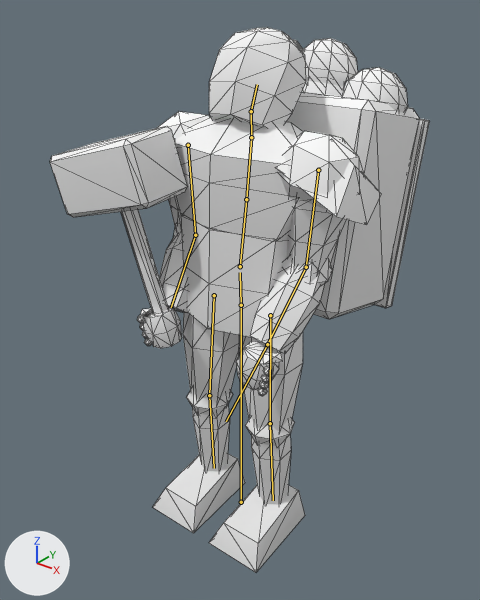
Two versions of the glTF model client/public/assets/models/coalback_porter.glb, one commit apart.
One viewpoint serves both versions: a 50 mm camera at (1.273, -1.599, 1.887) aimed at (-0.129, 0.153, 0.801). Arrows for +X, +Y and +Z are at lower left; the lights stay in place. The older version comes first. Both versions are drawn at frame 3 of the action 'hit'; the numbers are the values there. The bones that change, and the others that lie on the model, are drawn over the model as lines. Mesh edges are drawn as thin lines.

Names of what the first picture shows: 'coalback_porter'.
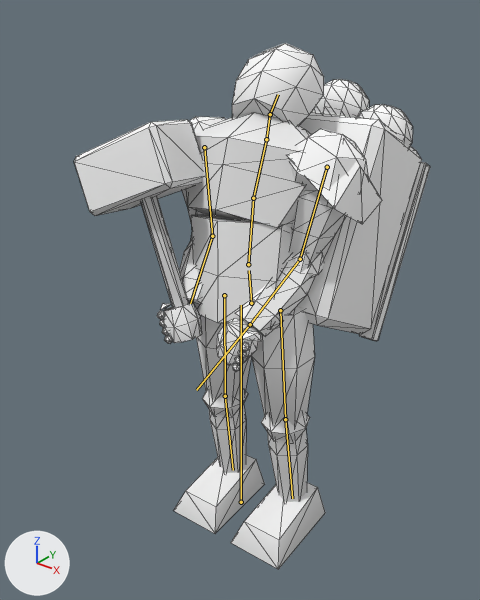
Changed parts and their boxes [x1, y1, x2, y2] in the pictures (480 x 600 px):
'coalback_porter', posed (6% narrower): before [50, 27, 430, 572]; after [74, 43, 430, 569]
bone 'hips', root to tip: before (241, 305) to (240, 272); after (251, 303) to (249, 270)
bone 'spine', root to tip: before (240, 266) to (246, 199); after (248, 264) to (253, 198)
bone 'chest', root to tip: before (246, 199) to (251, 137); after (253, 198) to (266, 139)
bone 'head', root to tip: before (251, 111) to (257, 84); after (270, 114) to (278, 94)
bone 'upper_arm.L', root to tip: before (318, 170) to (306, 267); after (327, 167) to (300, 259)
bone 'upper_arm.R', root to tip: before (188, 145) to (195, 235); after (204, 147) to (212, 236)

The change in detail:
Bone 'hips' (bone_hips) moves from (0.0, 0.0, 0.0) to (0.0, -0.016, -0.057).
Bone 'hips' (bone_hips) turns from (0, 0, 0) to (0, 0, 4) degrees about its own x, y and z.
Bone 'spine' (bone_spine) turns from (-12, 0, 0) to (-19, 0, 4) degrees about its own x, y and z.
Bone 'chest' (bone_chest) turns from (0, 0, 0) to (-9, 0, -6) degrees about its own x, y and z.
Bone 'head' (bone_head) turns from (-11, 0, 0) to (-19, 0, 7) degrees about its own x, y and z.
Bone 'upper_arm.L' (bone_upper_arm_l) turns from (11, 0, 19) to (17, 0, 28) degrees about its own x, y and z.
Bone 'upper_arm.R' (bone_upper_arm_r) turns from (11, 0, -19) to (17, 0, -28) degrees about its own x, y and z.
